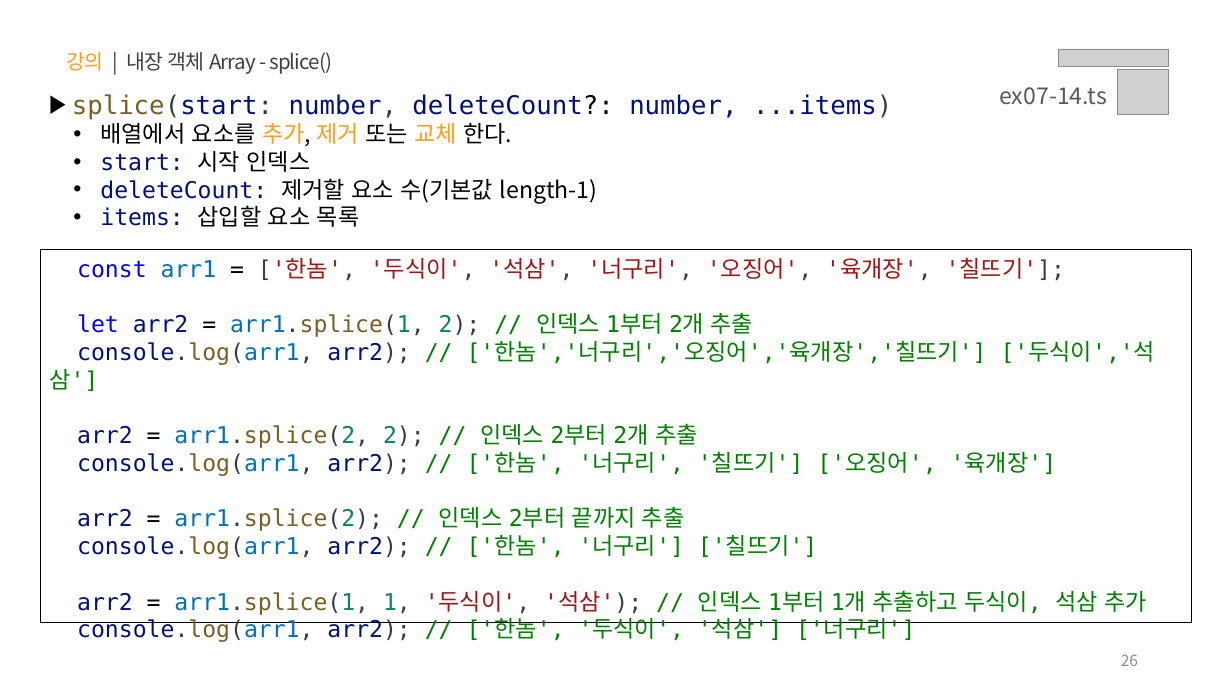
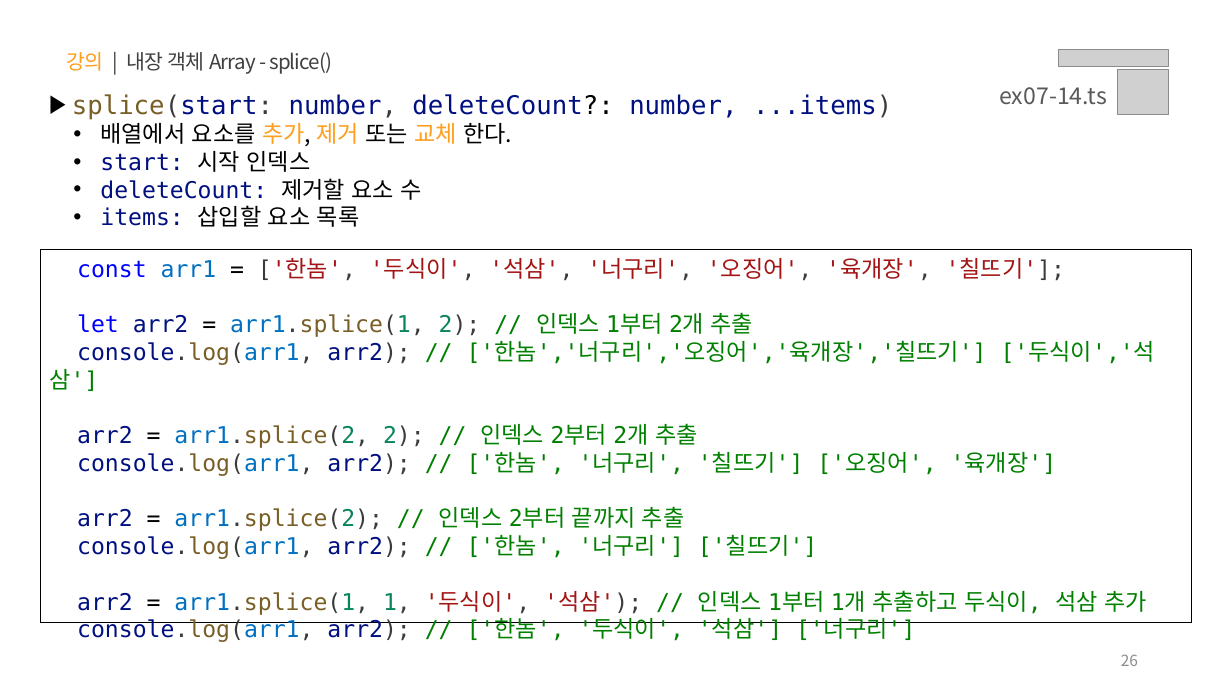
Before and after one commit to yebin-jeong/learn-js, a slide deck: slide 26 of PPT/07.자바스크립트 - 내장 함수.pptx. Drawn at 1232x693 pixels with LibreOffice and Linux fonts; fonts in the diff are those of the drawing; grey boxes stand for pictures. Boxes give left, top, right and bottom in pixels: in the first picture for what was removed or moved away, otherwise in the second. Text is boxed around its words. In the diff, an @@ line names an element or a change of style, - is before the commit and + after.

```diff
--- a/PPT/07.자바스크립트 - 내장 함수.pptx
+++ b/PPT/07.자바스크립트 - 내장 함수.pptx
@@ text at <box>100,178,421,200</box>: text changed; font Noto Sans CJK KR to DejaVu Sans Mono; text colour #000000 to #001080 @@
-  • deleteCount: 제거할 요소 수(기본값 length-1)
+  • deleteCount: 제거할 요소 수
```
Also in this commit, not shown: 1 other slide changed, 1 other file.
